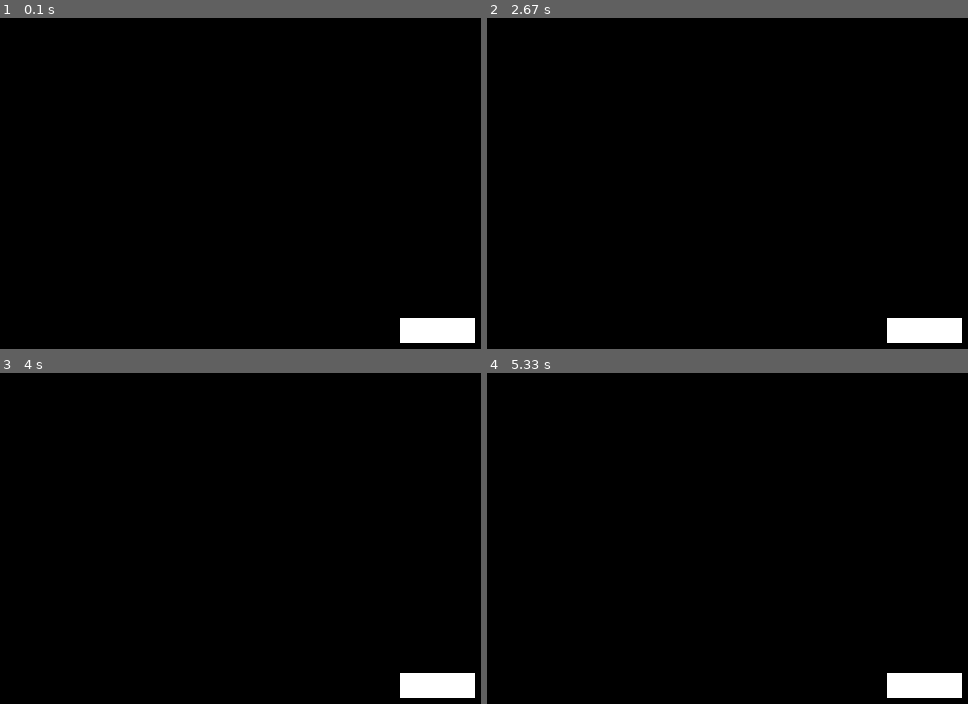
Above: before the commit, frames 1-4 (two rows, left to right).
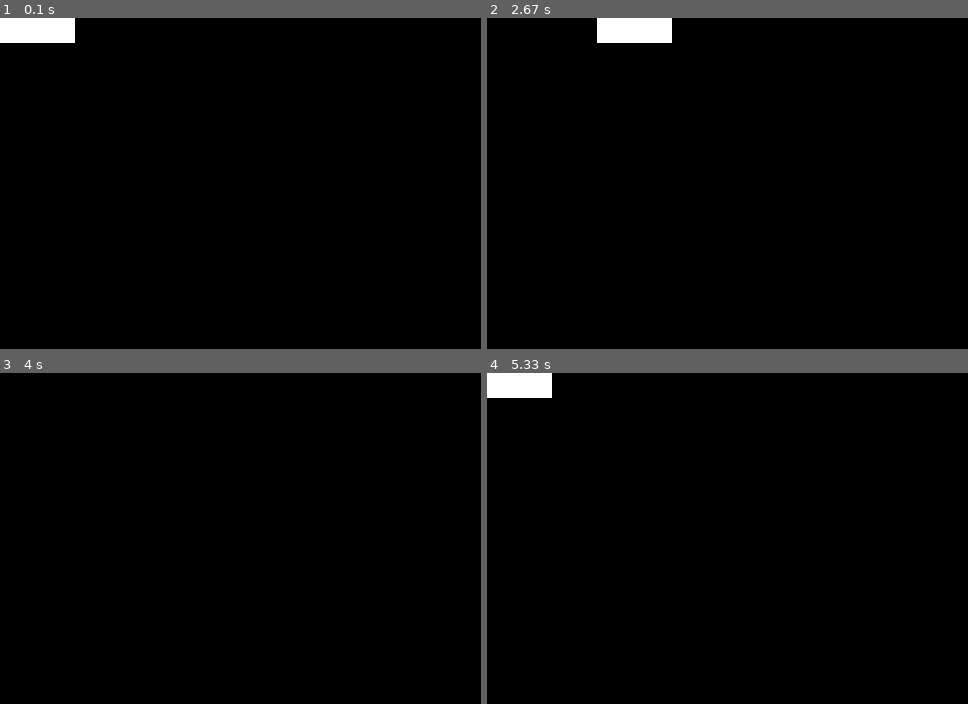
Above: after the commit, the same moments.

Repository: olincollege/GoGeddesGo
Game: pygame game, started from all_together.py
Two runs of this game, one before a commit and one after it. Both use one fixed random seed, a clock stepped at 60 frames per second and the inputs below.
Inputs:
- Up to frame 1 (0.1 s): no input
- Up to frame 2 (2.67 s): hold Right 0.33-0.8 s; hold Up 0.83-1.13 s; hold Down 2.23-2.53 s; hold Left from 2.57 s (still down)
- Up to frame 3 (4 s): release Left at 2.97 s; hold Up 3-3.37 s
- Up to frame 4 (5.33 s): hold Down 4.07-4.43 s; hold Left 4.47-4.93 s; hold Right from 4.97 s (still down)

The runs differ from the first frame. In frame 1, 2.4% of the frame differs, in the area x 0-99%, y 0-99%; in frame 2, 2.4%; in frame 3, 1.2%; in frame 4, 2.2%.

Commit message:
Fixed it YAY

Diff:
--- a/all_together.py
+++ b/all_together.py
@@ -1,6 +1,8 @@
-# INTRO_GAME_STEPS
+# Import the pygame module
 import pygame
 
+# Import pygame.locals for easier access to key coordinates
+# Updated to conform to flake8 and black standards
 from pygame.locals import (
     K_UP,
     K_DOWN,
@@ -11,13 +13,12 @@
     QUIT,
 )
 
-pygame.init()
-
+# Define constants for the screen width and height
 SCREEN_WIDTH = 800
 SCREEN_HEIGHT = 600
 
-
-# SPRITES
+# Define a player object by extending pygame.sprite.Sprite
+# The surface drawn on the screen is now an attribute of 'player'
 class Player(pygame.sprite.Sprite):
     def __init__(self):
         super(Player, self).__init__()
@@ -25,9 +26,6 @@
         self.surf.fill((255, 255, 255))
         self.rect = self.surf.get_rect()
 
-    # put this after the handling loop (events.py)
-
-    # move the sprite based on user keypresses
     def update(self, pressed_keys):
         if pressed_keys[K_UP]:
             self.rect.move_ip(0, -5)
@@ -38,34 +36,29 @@
         if pressed_keys[K_RIGHT]:
             self.rect.move_ip(5, 0)
 
-
-# PYGAME_TUTORIAL
+# Initialize pygame
 pygame.init()
 
-screen = pygame.display.set_mode([SCREEN_WIDTH, SCREEN_HEIGHT])
+# Create the screen object
+# The size is determined by the constant SCREEN_WIDTH and SCREEN_HEIGHT
+screen = pygame.display.set_mode((SCREEN_WIDTH, SCREEN_HEIGHT))
 
-
-# NEW
-# Instantiate player. This is currently just a rectangle.
+# Instantiate player. Right now, this is just a rectangle.
 player = Player()
 
-
-# EVENTS
 # Variable to keep the main loop running
 running = True
 
 # Main loop
 while running:
-    # look at every event in the queue
+    # for loop through the event queue
     for event in pygame.event.get():
-        # did the user hit a key?
+        # Check for KEYDOWN event
         if event.type == KEYDOWN:
-            # if it was the escape key, stop the loop
+            # If the Esc key is pressed, then exit the main loop
             if event.key == K_ESCAPE:
-                # to exit the loop and game use 'running = False'
                 running = False
-
-        # if the user hit the window close button, stop the loop
+        # Check for QUIT event. If QUIT, then set running to false.
         elif event.type == QUIT:
             running = False
 
@@ -75,13 +68,11 @@
     # Update the player sprite based on user keypresses
     player.update(pressed_keys)
 
-    # NEW
-    # fill the screen with black
+    # Fill the screen with black
     screen.fill((0, 0, 0))
 
-    # draw the player on the screen
-    # try changing this to 'screen.blit(player.surf, player.rect)'
-    screen.blit(player.surf, (SCREEN_WIDTH/2, SCREEN_HEIGHT/2))
+    # Draw the player on the screen
+    screen.blit(player.surf, player.rect)
 
-    # update the display
+    # Update the display
     pygame.display.flip()
